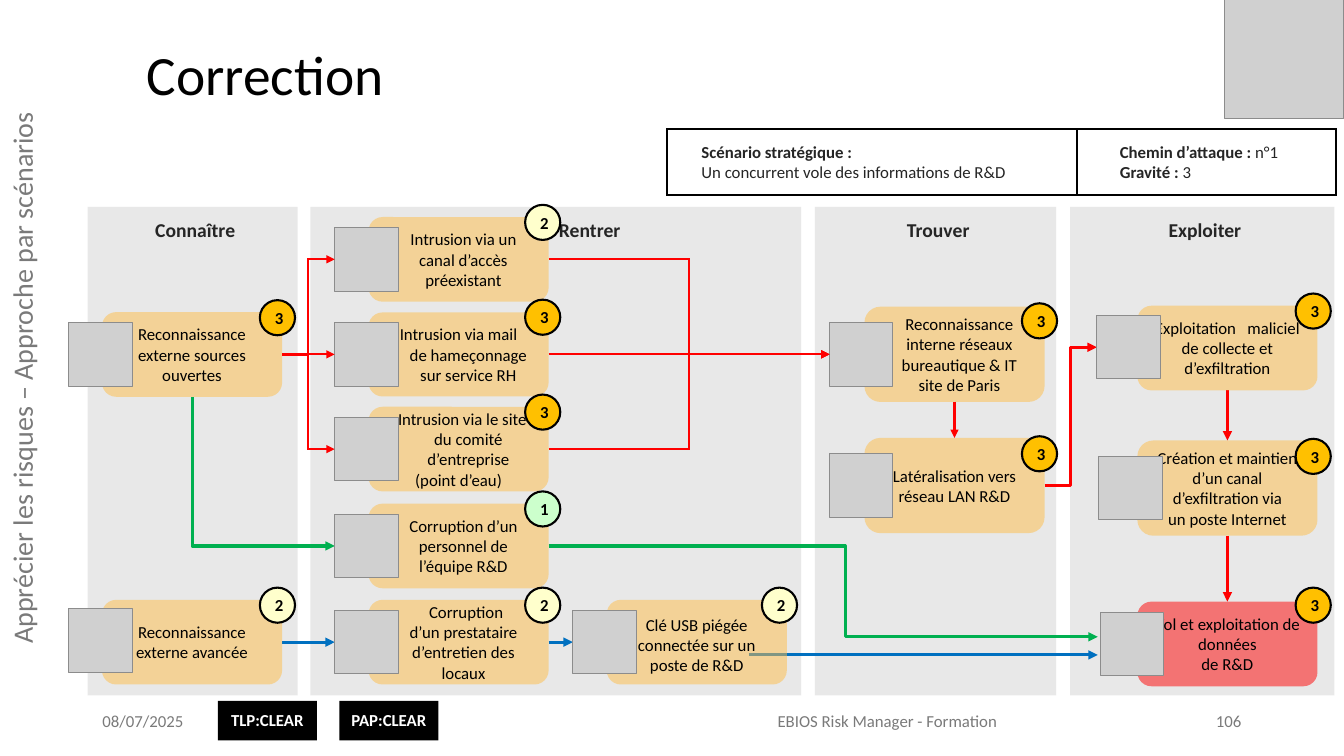
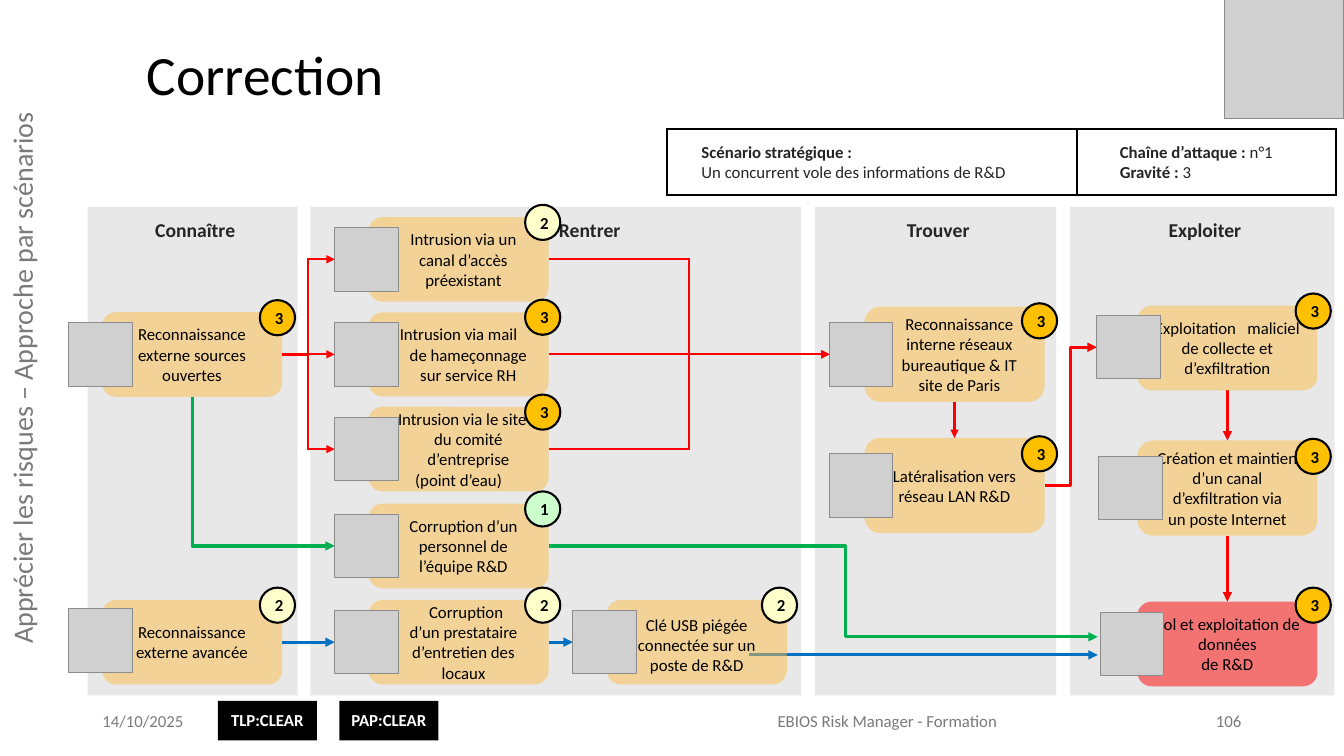
Before and after one commit to matthieu-grall/ebios_formation, a slide deck: slide 106 of EBIOS Risk Manager - Formation - Présentation.pptx. Drawn at 1344x756 pixels with LibreOffice and Linux fonts; fonts in the diff are those of the drawing; grey boxes stand for pictures; background and template pictures are left out. Boxes give left, top, right and bottom in pixels: in the first picture for what was removed or moved away, otherwise in the second. Text is boxed around its words. In the diff, an @@ line names an element or a change of style, - is before the commit and + after.

```diff
--- a/EBIOS Risk Manager - Formation - Présentation.pptx
+++ b/EBIOS Risk Manager - Formation - Présentation.pptx
@@ text at (x1=1120, y1=146, x2=1273, y2=161): text changed @@
-Chemin d’attaque : n°1
+Chaîne d’attaque : n°1
@@ text at (x1=102, y1=715, x2=183, y2=728): text changed @@
-08/07/2025
+14/10/2025
```
Also in this commit, not shown: 158 other slides changed, 1 other file.
